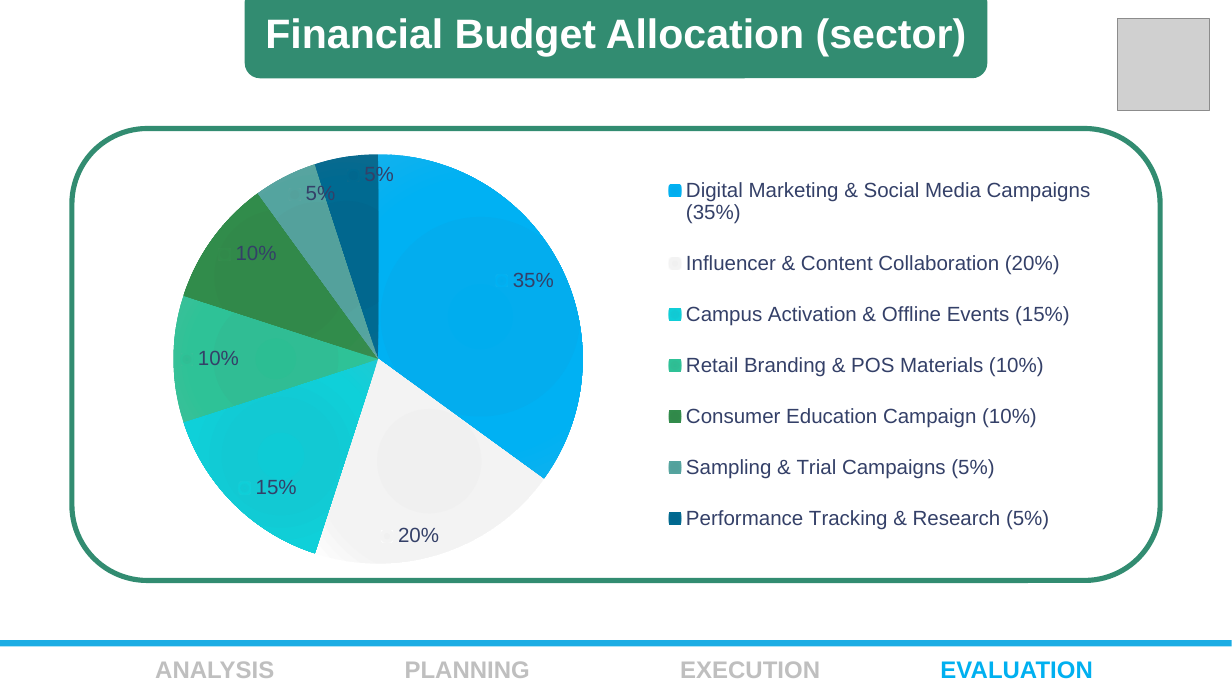
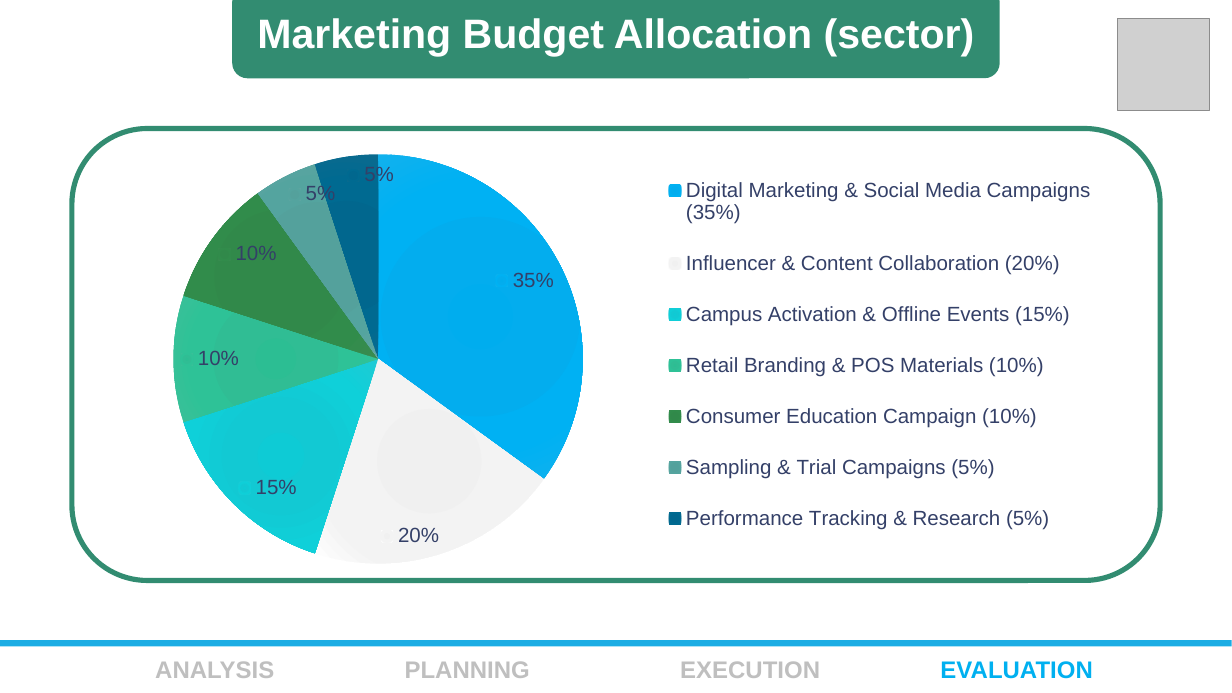
Before and after one commit to shohan12727/Business-Case, a slide deck: slide 13 of SkinCafeSunFunday/Skin-Cafe-Solution.pptx (slide 10 before the commit). Drawn at 1232x693 pixels with LibreOffice and Linux fonts; fonts in the diff are those of the drawing; grey boxes stand for pictures. Boxes give left, top, right and bottom in pixels: in the first picture for what was removed or moved away, otherwise in the second. Text is boxed around its words. In the diff, an @@ line names an element or a change of style, - is before the commit and + after.

```diff
--- a/SkinCafeSunFunday/Skin-Cafe-Solution.pptx
+++ b/SkinCafeSunFunday/Skin-Cafe-Solution.pptx
@@ rounded rectangle "Marketing Budget Allocation (sector)": place and size @@
-rounded rectangle "Marketing Budget Allocation (sector)" at (245,0,988,79)
+rounded rectangle "Marketing Budget Allocation (sector)" at (233,0,1000,79)
@@ text in rounded rectangle at (257,18,975,57): text changed @@
-Financial Budget Allocation (sector)
+Marketing Budget Allocation (sector)
```
Also in this commit, not shown: 3 other slides changed, 5 slides added, 2 slides removed, 4 other files.
